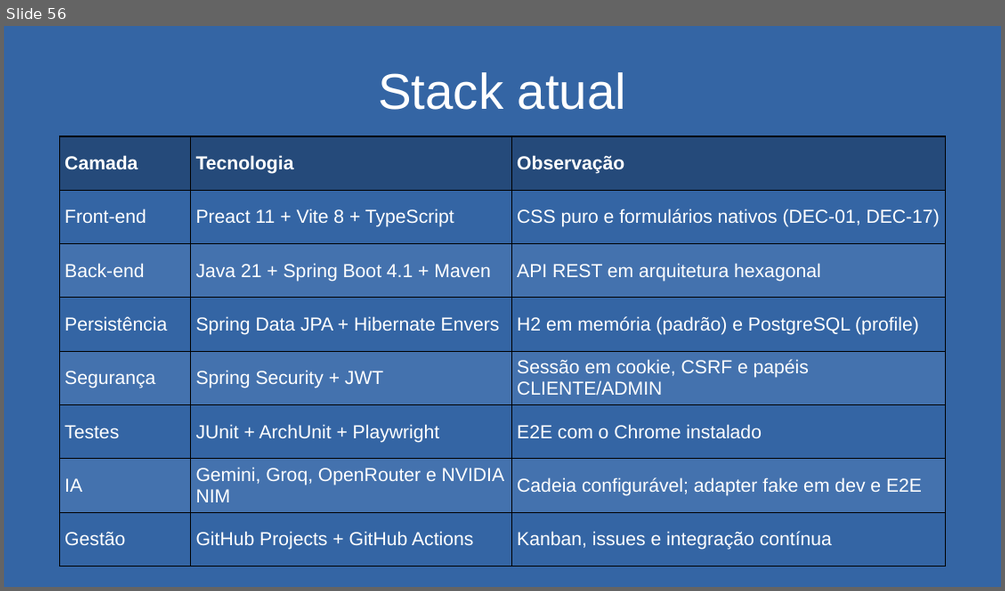
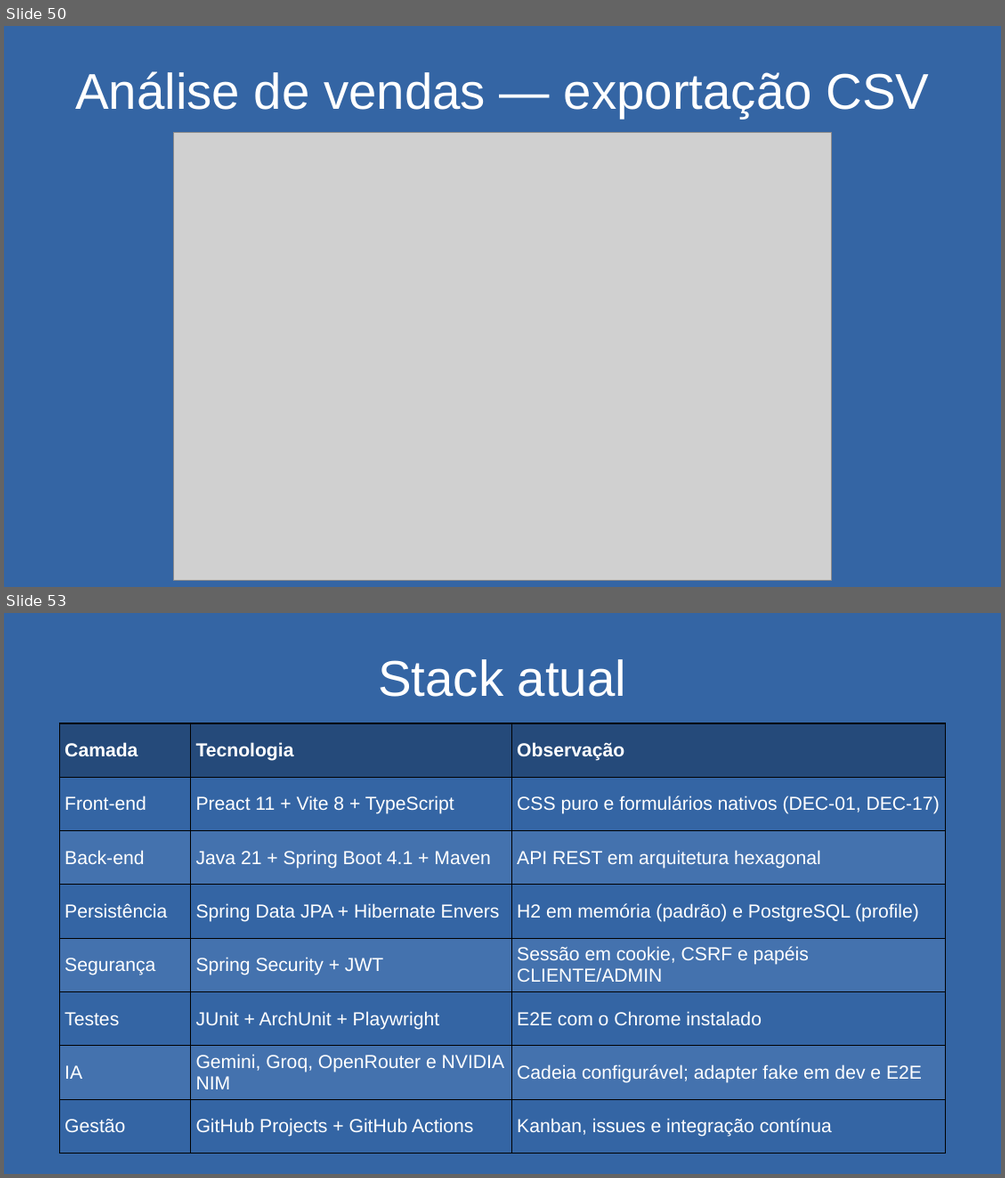
Before and after one commit to matheuskkg/les, a slide deck: docs/entregas/pptxs/24-11/24-11.pptx. Shown one above the other, each under a label of ours: slide 56 before the commit, slides 50 and 53 after it; the slides between them are not shown. The pictures are 1005x591 and 1005x1178 pixels, drawn with LibreOffice and Linux fonts; fonts in the diff are those of the drawing; grey boxes stand for pictures. Boxes give left, top, right and bottom in pixels: in the first picture for what was removed or moved away, otherwise in the second. Text is boxed around its words. In the diff, an @@ line names an element or a change of style, - is before the commit and + after.

```diff
--- a/docs/entregas/pptxs/24-11/24-11.pptx
+++ b/docs/entregas/pptxs/24-11/24-11.pptx
@@ slide 50 added at [4,26,1001,587], background #3465A4 @@
@@ text added at [75,71,929,119], 40 pt, text #FFFFFF @@
+Análise de vendas — exportação CSV
@@ picture added at [173,133,832,580] @@
@@ what was slide 56 is now slide 53 @@
```
Also in this commit, not shown: 12 slides changed, 11 other slides added, 4 slides removed.
